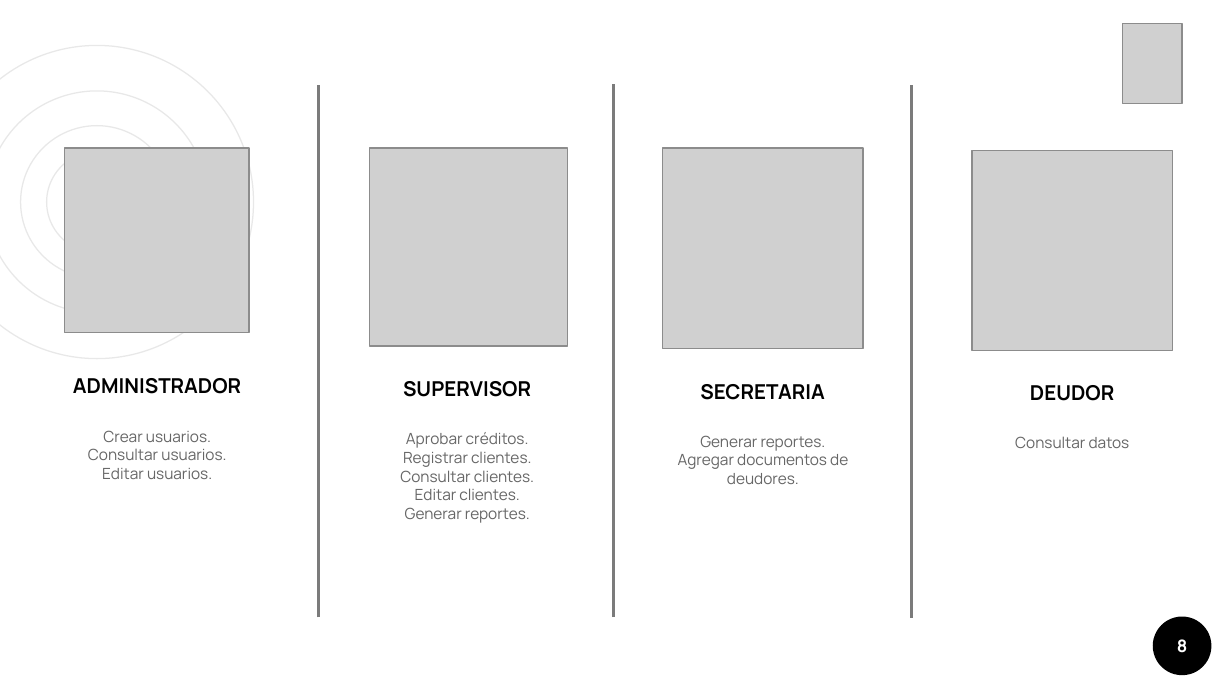
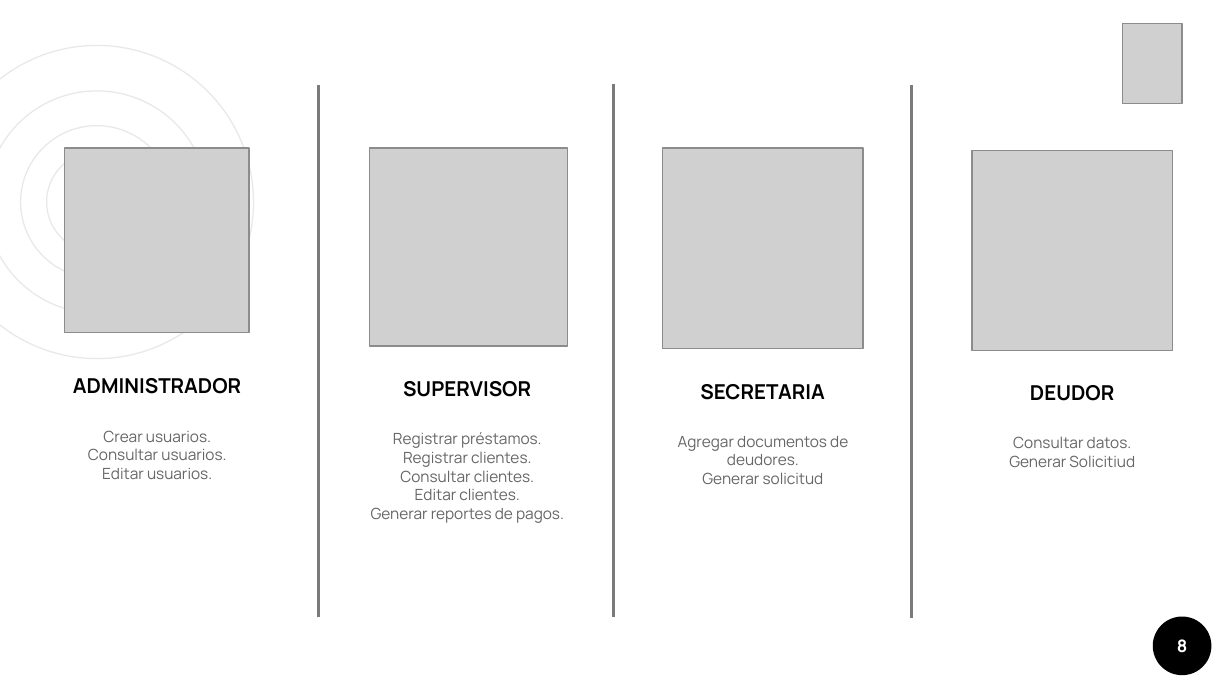
Before and after one commit to LightningMagma/Valyoo, a slide deck: slide 8 of web/Documentos/Presentacion VALYOO(Fase de codificación).pptx. Drawn at 1232x693 pixels with LibreOffice and Linux fonts; fonts in the diff are those of the drawing; grey boxes stand for pictures. Boxes give left, top, right and bottom in pixels: in the first picture for what was removed or moved away, otherwise in the second. Text is boxed around its words. In the diff, an @@ line names an element or a change of style, - is before the commit and + after.

```diff
--- a/web/Documentos/Presentacion VALYOO(Fase de codificación).pptx
+++ b/web/Documentos/Presentacion VALYOO(Fase de codificación).pptx
@@ text at [393,432,542,448]: text changed @@
-Aprobar créditos.
+Registrar préstamos.
@@ text at [700,435,826,451]: paragraph removed @@
-Generar reportes.
@@ text at [1009,436,1135,467]: text changed @@
-Consultar datos
+Consultar datos.
+Generar Solicitiud
@@ text at [702,472,824,484]: paragraph added @@
+Generar solicitud
@@ text at [371,507,564,523]: text changed @@
-Generar reportes.
+Generar reportes de pagos.
```
Also in this commit, not shown: 2 slides added, 50 other files.
